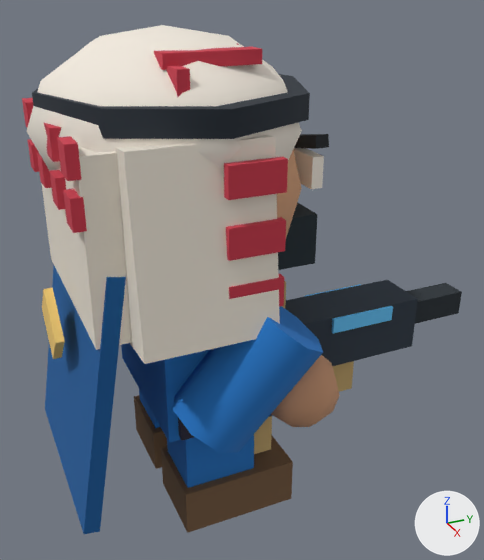
The glTF model assets/models/commander.glb as it was, and as the next commit left it.
One viewpoint serves both versions: a 50 mm camera at (1.766, -0.61, 1.561) aimed at (0.003, 0.183, 0.679). Lighting does not change. The marker at lower right points along +X, +Y and +Z. The picture after the commit comes second. Vertices at exactly the same position are counted once.

In view in the first picture: 'body', 'cape', 'rifle'.
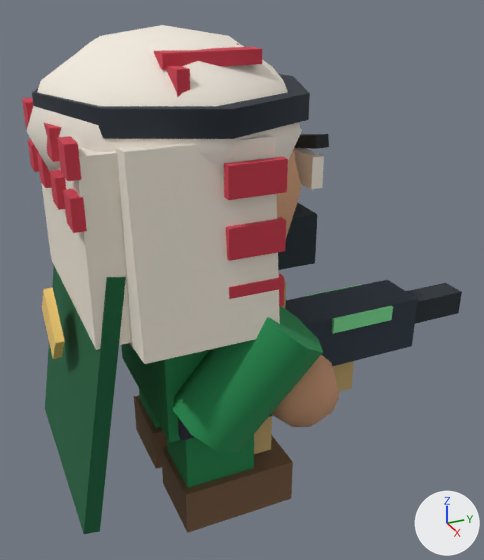
Changed parts and their boxes (x1, y1, x2, y2) in the pictures (484 x 560 px):
part 1 of me_mesh_0, recoloured (blue to green): (121, 306, 323, 488) in both
part 2 of me_mesh_1, recoloured (blue to green): (304, 284, 393, 333) in both
part 3 of me_mesh_2, recoloured (blue to dark green): (45, 266, 126, 534) in both

The edits, one by one:
me_mesh_0 has 566 vertices, 932 faces and spans x -0.495..0.495, y -0.41..0.356, z 0.0..1.44.
me_mesh_0 is used by ob_body; location (0.0, 0.0, 0.0).
me_mesh_0 part 1: 100 faces centred in x -0.466..0.466, y -0.16..0.208, z 0.07..0.825 are repainted in the vertex colours; the middle colour goes from blue #2275c4 to green #22894f.
me_mesh_1 has 32 vertices, 48 faces and spans x 0.1..0.28, y 0.135..0.88, z 0.34..0.635.
me_mesh_1 is used by ob_rifle; location (0.0, 0.0, 0.0).
me_mesh_1 part 2: 12 faces centred in x 0.1..0.28, y 0.355..0.565, z 0.587..0.632 are repainted in the vertex colours; the middle colour goes from blue #69caff to green #82e69b.
me_mesh_2 has 16 vertices, 24 faces and spans x -0.32..0.32, y -0.436..-0.264, z 0.152..0.908.
me_mesh_2 is used by ob_cape; location (0.0, 0.0, 0.0).
me_mesh_2 part 3: 12 faces centred in x -0.32..0.32, y -0.422..-0.278, z 0.154..0.906 are repainted in the vertex colours; the middle colour goes from blue #165d9d to dark green #16603b.
